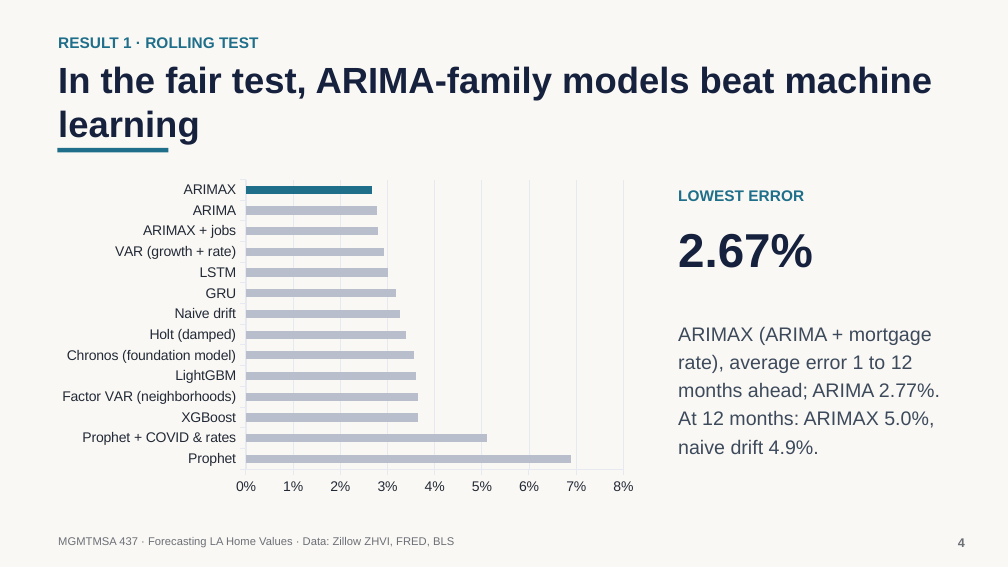
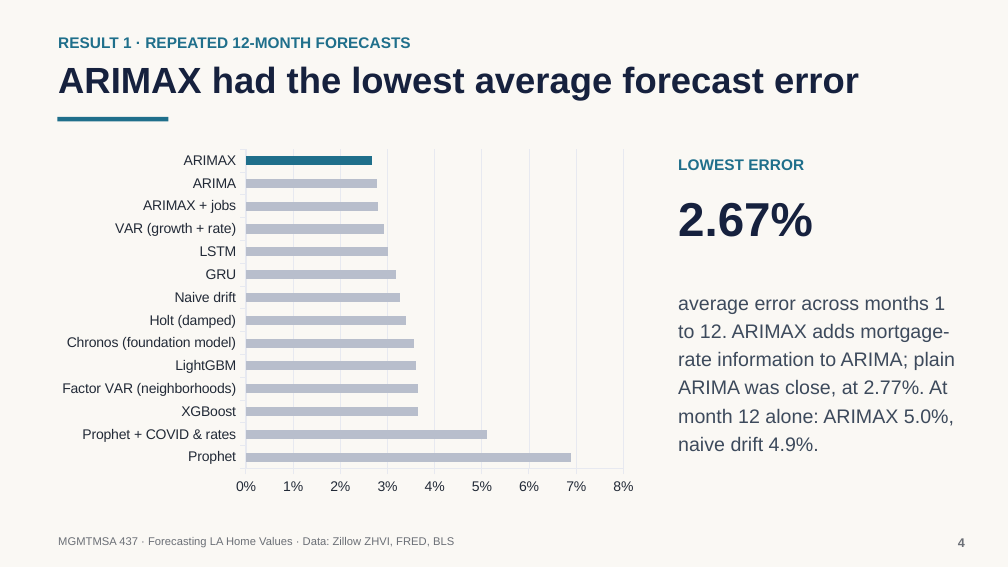
Before and after one commit to neiltd/la-housing-forecast, a slide deck: slide 4 of slides/LA_home_values_slides.pptx. Drawn at 1008x567 pixels with LibreOffice and Linux fonts; fonts in the diff are those of the drawing. Boxes give left, top, right and bottom in pixels: in the first picture for what was removed or moved away, otherwise in the second. Text is boxed around its words. In the diff, an @@ line names an element or a change of style, - is before the commit and + after.

```diff
--- a/slides/LA_home_values_slides.pptx
+++ b/slides/LA_home_values_slides.pptx
@@ text at <box>58,37,411,48</box>: text changed @@
-RESULT 1 · ROLLING TEST
+RESULT 1 · REPEATED 12-MONTH FORECASTS
@@ text at <box>58,66,859,101</box>: text changed @@
-In the fair test, ARIMA-family models beat machine learning
+ARIMAX had the lowest average forecast error
@@ 2 texts, 1 rectangle: place and size @@
-2 texts, 1 rectangle at <box>57,148,813,268</box>
+2 texts, 1 rectangle at <box>57,117,813,237</box>
@@ bar chart: place and size @@
-bar chart at <box>50,173,645,502</box>
+bar chart at <box>50,142,645,501</box>
@@ text at <box>678,295,955,451</box>: text changed @@
-ARIMAX (ARIMA + mortgage rate), average error 1 to 12 months ahead; ARIMA 2.77%. At 12 months: ARIMAX 5.0%, naive drift 4.9%.
+average error across months 1 to 12. ARIMAX adds mortgage-rate information to ARIMA; plain ARIMA was close, at 2.77%. At month 12 alone: ARIMAX 5.0%, naive drift 4.9%.
```
Also in this commit, not shown: 9 other slides changed, 3 other files.
